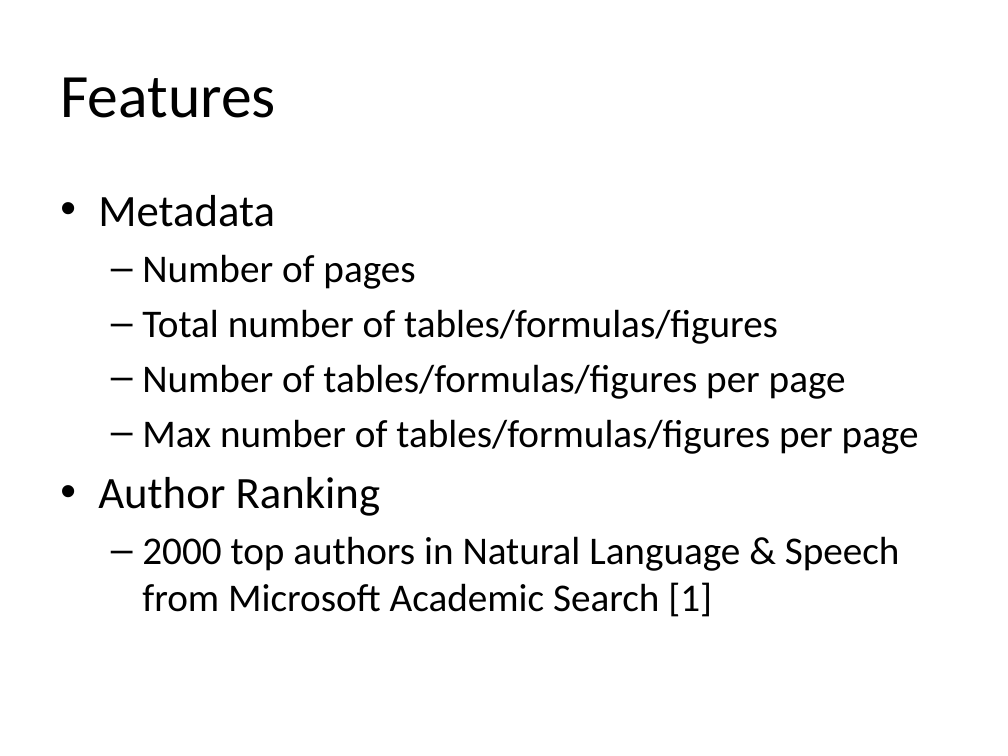
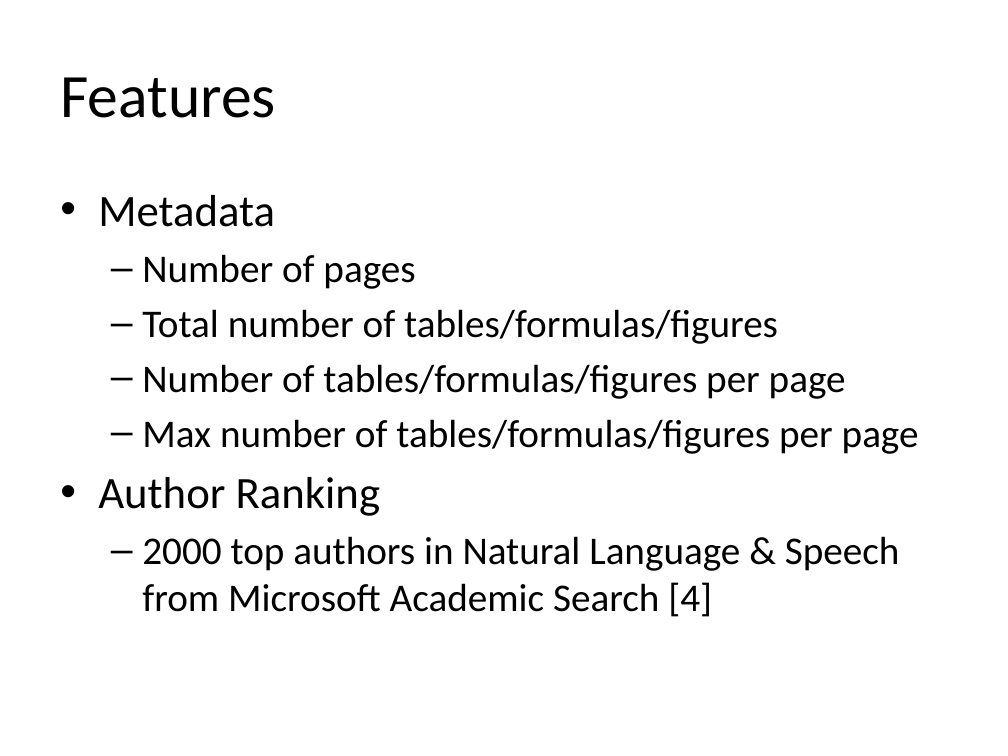
Before and after one commit to Shuyang/uic-automatic-reviewer, a slide deck: slide 4 of project_presentation.pptx. Drawn at 1008x756 pixels with LibreOffice and Linux fonts; fonts in the diff are those of the drawing. Boxes give left, top, right and bottom in pixels: in the first picture for what was removed or moved away, otherwise in the second. Text is boxed around its words. In the diff, an @@ line names an element or a change of style, - is before the commit and + after.

Commit message:
typo

```diff
--- a/project_presentation.pptx
+++ b/project_presentation.pptx
@@ text at (x1=142, y1=536, x2=900, y2=617): text changed @@
-  – 2000 top authors in Natural Language & Speech from Microsoft Academic Search [1]
+  – 2000 top authors in Natural Language & Speech from Microsoft Academic Search [4]
```
Also in this commit, not shown: 1 other slide changed.
